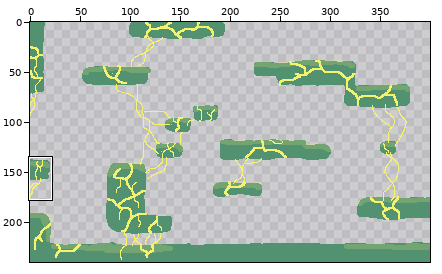
Two versions of one sprite sheet, example/assets/overlay7.png. The first picture is a wide view before the edit; the outline marks the close-up.
Close-up. Before:
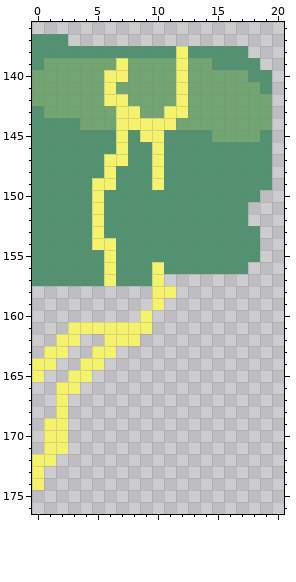
The file is 400x240 pixels. Shown: x 0..20, y 136..176. The commit also changed other parts of the picture, which this record leaves out.
The same view after the edit:
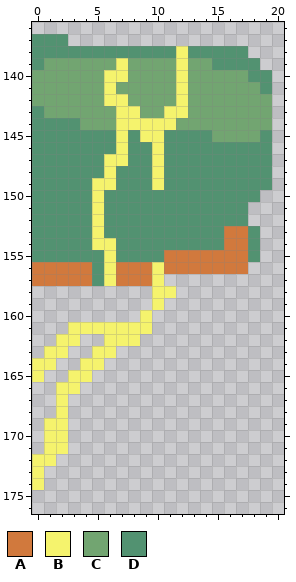
Palette (. is transparent): A #d1793d  B #f5f36d  C #72a571  D #529271
The edit:
@@ x 0..20 @@
 152 DDDDDBDDDDDDDDDDDD...
-153 DDDDDBDDDDDDDDDDDDD..
-154 DDDDDBBDDDDDDDDDDDD..
-155 DDDDDDBDDDDDDDDDDDD..
-156 DDDDDDBDDDBDDDDDDD...
-157 DDDDDDBDDDB..........
+153 DDDDDBDDDDDDDDDDAAD..
+154 DDDDDBBDDDDDDDDDAAD..
+155 DDDDDDBDDDDAAAAAAAD..
+156 AAAAADBAAABAAAAAAA...
+157 AAAAADBAAAB..........
 158 ..........BB.........
Changed places in both close-ups, as pixel boxes (x1, y1, x2, y2):
changed: (32, 226, 248, 286)
